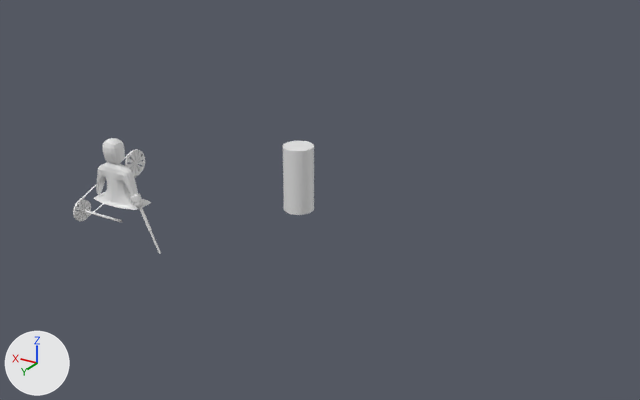
Renders of the Blender file 3_Blend_Files/Animation.blend from each side of a commit.
One viewpoint serves both versions: a 50 mm lens placed at (-14.99, 16.73, 9.68), pointed at (-4.35, -1.0, 0.81). The axes (+X, +Y, +Z) are drawn at lower left. The lights are the same throughout. The older version comes first.

Script lines for the objects in view, before the commit:
```python
ob_cube = bpy.data.objects.new('Cube', me_cube)
ob_cube.parent = ob_humanoid_platform_blockout
ob_cube.location = (0.0, -4.221, 1.096)
ob_cube.scale = (0.5, 0.5, 0.5)
ob_cube_001 = bpy.data.objects.new('Cube.001', me_cube_001)
ob_cube_001.parent = ob_humanoid_platform_blockout
ob_cube_001.location = (0.0, -4.221, 0.681)
ob_cube_001.scale = (0.5, 0.5, 0.5)
ob_cube_002 = bpy.data.objects.new('Cube.002', me_cube_002)
ob_cube_002.parent = ob_humanoid_platform_blockout
ob_cube_002.location = (0.0, -2.036, 1.096)
ob_cube_002.scale = (0.5, 0.5, 0.5)
ob_cylinder_001 = bpy.data.objects.new('Cylinder.001', me_cylinder_002)
ob_cylinder_001.parent = ob_humanoid_platform_blockout
ob_cylinder_001.location = (0.566, -4.19, 1.08)
ob_cylinder_001.rotation_euler = (0.0, 1.571, 0.0)  # degrees (0, 90, 0)
ob_cylinder_001.scale = (1.83, 1.83, 1.0)
ob_cylinder_002 = bpy.data.objects.new('Cylinder.002', me_cylinder_003)
ob_cylinder_002.parent = ob_humanoid_platform_blockout
ob_cylinder_002.location = (-0.658, -4.19, 1.08)
ob_cylinder_002.rotation_euler = (0.0, 1.571, 0.0)  # degrees (0, 90, 0)
ob_cylinder_002.scale = (0.539, 0.539, 1.0)
ob_cylinder_003 = bpy.data.objects.new('Cylinder.003', me_cylinder_004)
ob_cylinder_003.parent = ob_humanoid_platform_blockout
ob_cylinder_003.location = (-0.542, -1.986, 0.859)
ob_cylinder_003.rotation_euler = (0.0, 1.571, 0.0)  # degrees (0, 90, 0)
ob_cylinder_003.scale = (0.539, 0.539, 1.0)
ob_engine_block = bpy.data.objects.new('Engine_Block', me_cube_003)
ob_engine_block.parent = ob_engine
ob_engine_block.location = (0.0, -0.144, 0.496)
ob_engine_block.scale = (0.5, 0.5, 0.5)
ob_humanoid = bpy.data.objects.new('Humanoid', me_cube_010)
ob_humanoid.location = (-0.38, 2.21, 1.7)
ob_humanoid.scale = (0.5, 0.5, 0.5)
ob_player = bpy.data.objects.new('Player', me_cylinder)
ob_player.location = (-3.19, -1.83, 0.01)
ob_player.scale = (0.412, 0.412, 0.9)
```
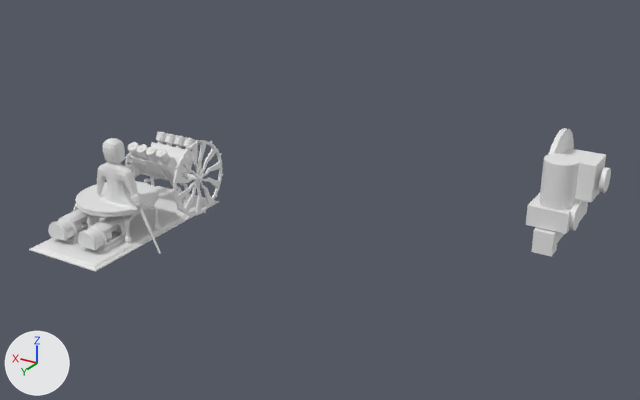
ob_empty_array_mod is not drawn itself; it is used by a modifier of ob_crankwheel_big.

Boxes [x1, y1, x2, y2] around the edits, measured in the pictures (640 x 400 px):
'Platform', shown: after [29, 186, 219, 272]
'Player', hidden: before [283, 141, 314, 215]
'Humanoid_platform_blockout', shown: after [539, 153, 579, 210]
'CrankWheel_Big', shown: after [172, 140, 223, 218]
'HumanoidPlatform', shown: after [75, 181, 158, 217]
'Cube', shown: after [563, 148, 606, 203]
'Engine_Block', shown: after [130, 142, 193, 182]
'Cube.002', shown: after [526, 193, 580, 234]
'LifePumpHousing.001', shown: after [78, 216, 130, 250]
'Cube.001', shown: after [531, 200, 588, 257]
'LifePumpHousing', shown: after [48, 209, 100, 241]
'Cylinder.001', shown: after [549, 128, 574, 154]
'Cylinder.003', shown: after [569, 203, 582, 231]
'Cylinder.002', shown: after [599, 167, 611, 193]
'LifePumpStand.001', shown: after [96, 231, 132, 252]
'Cylinder.010', shown: after [124, 213, 135, 245]
'Cylinder_4', shown: after [155, 148, 169, 163]
'Cylinder.007', shown: after [148, 206, 161, 230]
'Cylinder_3', shown: after [146, 146, 158, 161]
'Cylinder_2', shown: after [137, 144, 148, 158]
'Cylinder_1', shown: after [128, 142, 139, 156]
'Cylinder_6', shown: after [164, 133, 176, 146]
'Cylinder_7', shown: after [174, 135, 185, 148]
'Cylinder_5', shown: after [156, 131, 167, 144]
'CrankShaft_Big', shown: after [182, 173, 203, 183]
'LifePumpStand', shown: after [66, 223, 88, 243]
'Cylinder_8', shown: after [183, 137, 196, 150]
'LifePumpCylinder', shown: after [74, 220, 82, 233]
'LifePumpCylinder.001', shown: after [104, 229, 112, 242]
'Cylinder.005', shown: after [179, 183, 189, 206]
'Cylinder', shown: after [170, 181, 184, 208]
'Cylinder.009', shown: after [87, 215, 95, 228]
'LifePumpRod.001', shown: after [109, 225, 118, 232]
'LifePumpRod', shown: after [80, 216, 88, 224]
'Cylinder.006', shown: after [144, 176, 154, 183]
'Cylinder.004', shown: after [151, 177, 158, 187]

The change, as a list of edits to the scene's bpy script:
```text
Change ob_player:
    add ob_player.hide_set(True)
Change ob_cylinder_003:
    remove ob_cylinder_003.hide_set(True)  # its collection is switched off
Change ob_cylinder_002:
    remove ob_cylinder_002.hide_set(True)  # its collection is switched off
Change ob_cylinder_001:
    remove ob_cylinder_001.hide_set(True)  # its collection is switched off
Change ob_cube_002:
    remove ob_cube_002.hide_set(True)  # its collection is switched off
Change ob_cube_001:
    remove ob_cube_001.hide_set(True)  # its collection is switched off
Change ob_cube:
    remove ob_cube.hide_set(True)  # its collection is switched off
Change ob_engine_block:
    remove ob_engine_block.hide_set(True)  # its collection is switched off
Change ob_cylinder_1:
    remove ob_cylinder_1.hide_set(True)  # its collection is switched off
Change ob_cylinder_2:
    remove ob_cylinder_2.hide_set(True)  # its collection is switched off
Change ob_cylinder_3:
    remove ob_cylinder_3.hide_set(True)  # its collection is switched off
Change ob_cylinder_4:
    remove ob_cylinder_4.hide_set(True)  # its collection is switched off
Change ob_cylinder_5:
    remove ob_cylinder_5.hide_set(True)  # its collection is switched off
Change ob_cylinder_6:
    remove ob_cylinder_6.hide_set(True)  # its collection is switched off
Change ob_cylinder_7:
    remove ob_cylinder_7.hide_set(True)  # its collection is switched off
Change ob_cylinder_8:
    remove ob_cylinder_8.hide_set(True)  # its collection is switched off
Change ob_crankshaft_big:
    remove ob_crankshaft_big.hide_set(True)  # its collection is switched off
Change ob_humanoid_platform_blockout:
    remove ob_humanoid_platform_blockout.hide_set(True)  # its collection is switched off
Change ob_crankwheel_big:
    remove ob_crankwheel_big.hide_set(True)  # its collection is switched off
Change ob_empty_array_mod:
    remove ob_empty_array_mod.hide_set(True)  # its collection is switched off
Change ob_cylinder:
    remove ob_cylinder.hide_set(True)  # its collection is switched off
Change ob_cylinder_004:
    remove ob_cylinder_004.hide_set(True)  # its collection is switched off
Change ob_cylinder_005:
    remove ob_cylinder_005.hide_set(True)  # its collection is switched off
Change ob_cylinder_006:
    remove ob_cylinder_006.hide_set(True)  # its collection is switched off
Change ob_platform:
    remove ob_platform.hide_set(True)  # its collection is switched off
Change ob_humanoidplatform:
    remove ob_humanoidplatform.hide_set(True)  # its collection is switched off
Change ob_cylinder_007:
    remove ob_cylinder_007.hide_set(True)  # its collection is switched off
Change ob_cylinder_009:
    remove ob_cylinder_009.hide_set(True)  # its collection is switched off
Change ob_cylinder_010:
    remove ob_cylinder_010.hide_set(True)  # its collection is switched off
Change ob_lifepumpcylinder:
    remove ob_lifepumpcylinder.hide_set(True)  # its collection is switched off
Change ob_lifepumphousing:
    remove ob_lifepumphousing.hide_set(True)  # its collection is switched off
Change ob_lifepumprod:
    remove ob_lifepumprod.hide_set(True)  # its collection is switched off
Change ob_lifepumpstand:
    remove ob_lifepumpstand.hide_set(True)  # its collection is switched off
Change ob_lifepumpcylinder_001:
    remove ob_lifepumpcylinder_001.hide_set(True)  # its collection is switched off
Change ob_lifepumphousing_001:
    remove ob_lifepumphousing_001.hide_set(True)  # its collection is switched off
Change ob_lifepumprod_001:
    remove ob_lifepumprod_001.hide_set(True)  # its collection is switched off
Change ob_lifepumpstand_001:
    remove ob_lifepumpstand_001.hide_set(True)  # its collection is switched off
```
